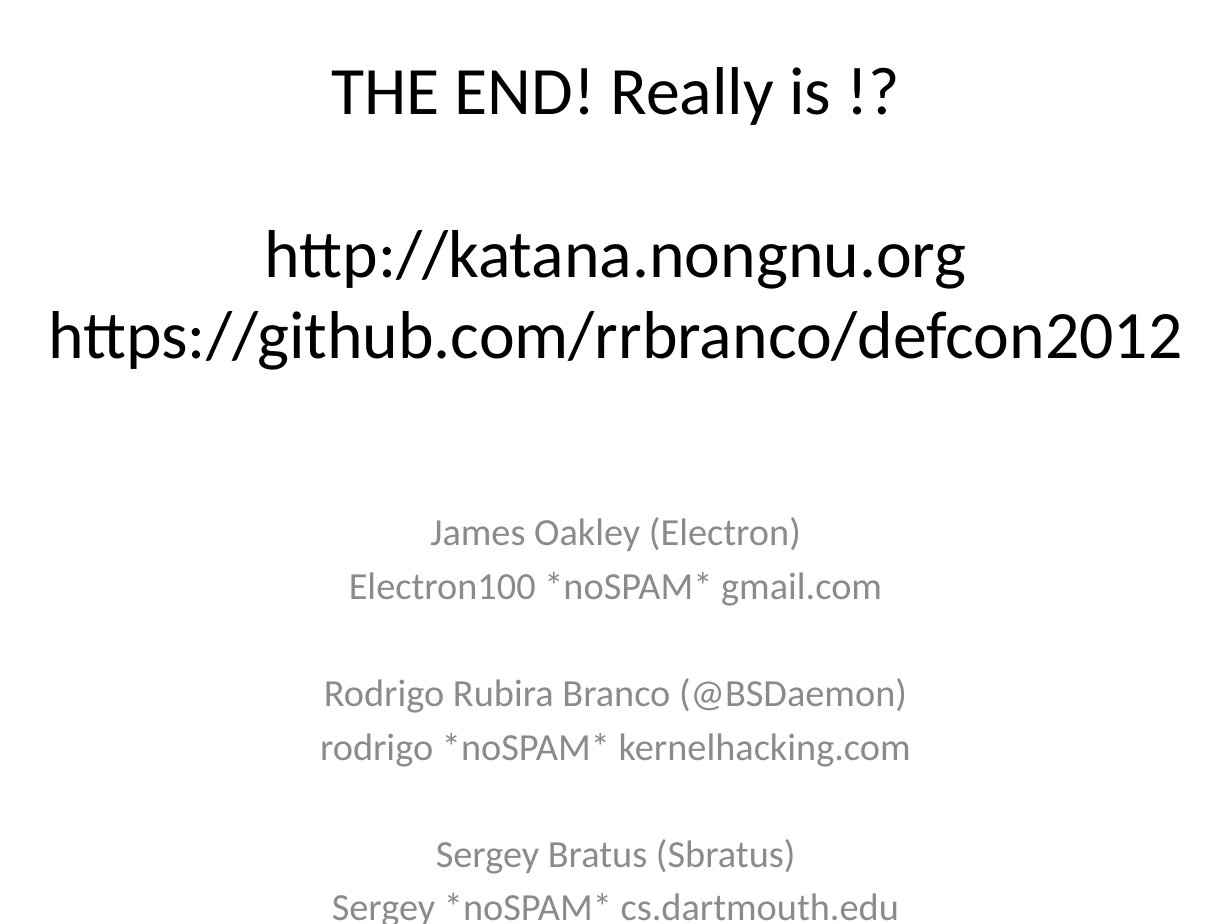
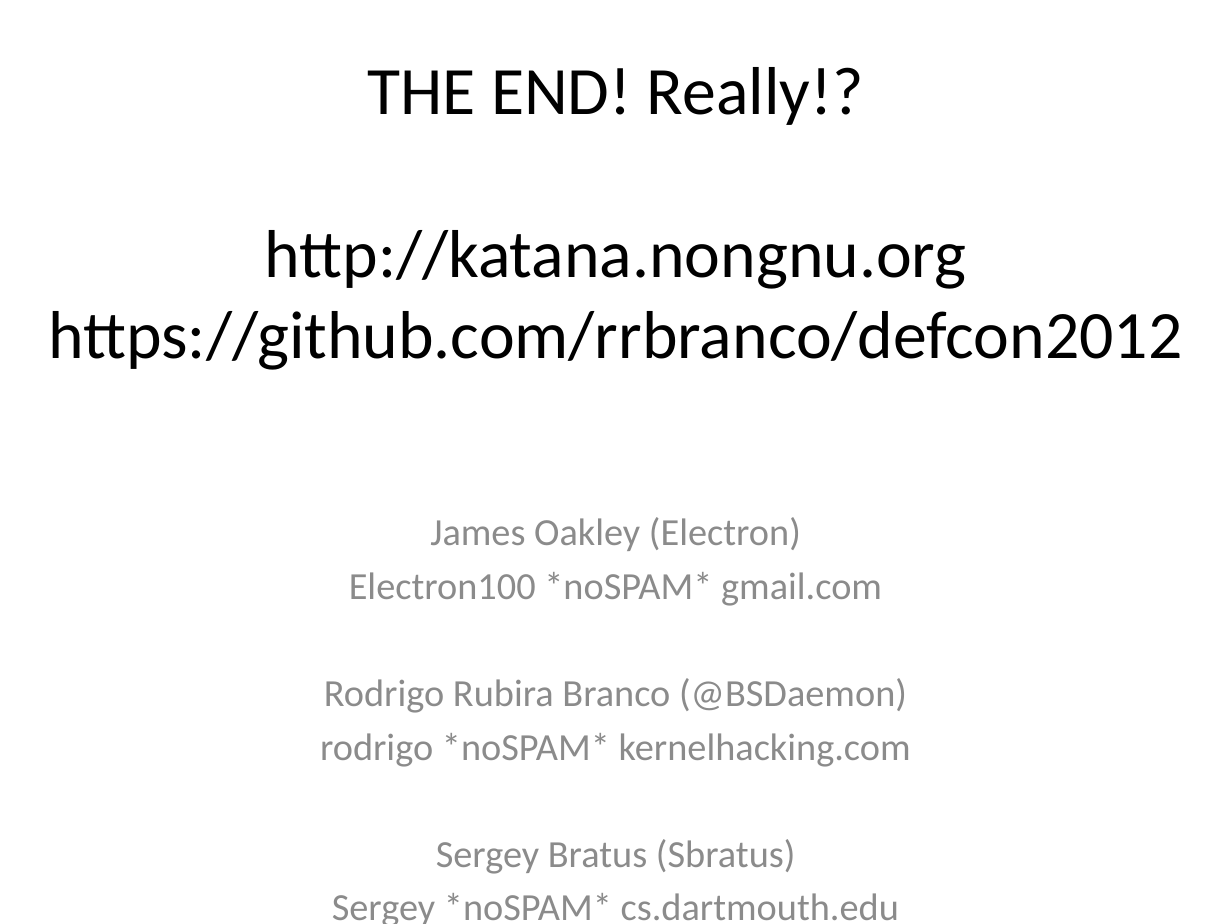
Before and after one commit to rrbranco/Defcon2012, a slide deck: slide 46 of JamesSergeyRodrigoDefcon2012.pptx. Drawn at 1232x924 pixels with LibreOffice and Linux fonts; fonts in the diff are those of the drawing. Boxes give left, top, right and bottom in pixels: in the first picture for what was removed or moved away, otherwise in the second. Text is boxed around its words. In the diff, an @@ line names an element or a change of style, - is before the commit and + after.

```diff
--- a/JamesSergeyRodrigoDefcon2012.pptx
+++ b/JamesSergeyRodrigoDefcon2012.pptx
@@ title at (48,67,1182,370): text changed @@
-THE END! Really is !?
-http://katana.nongnu.org
-https://github.com/rrbranco/defcon2012
+THE END! Really!?
+http://katana.nongnu.org
+https://github.com/rrbranco/defcon2012
```
Also in this commit, not shown: 10 other slides changed, 1 slide added, 1 slide removed.
